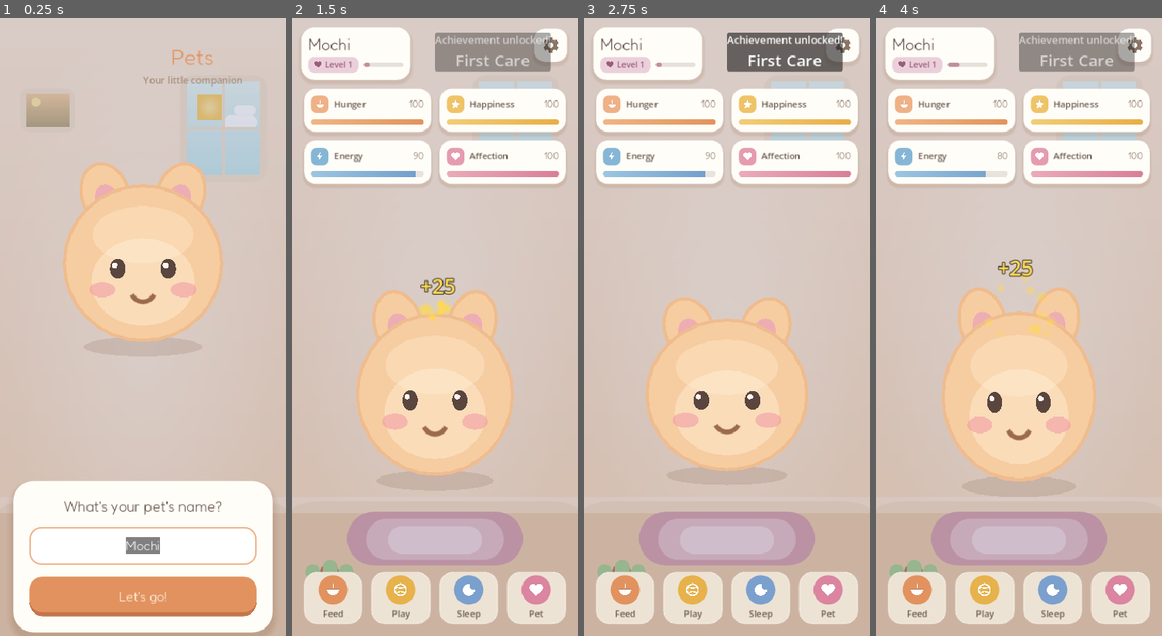
Above: before the commit, frames 1-4 (left to right).
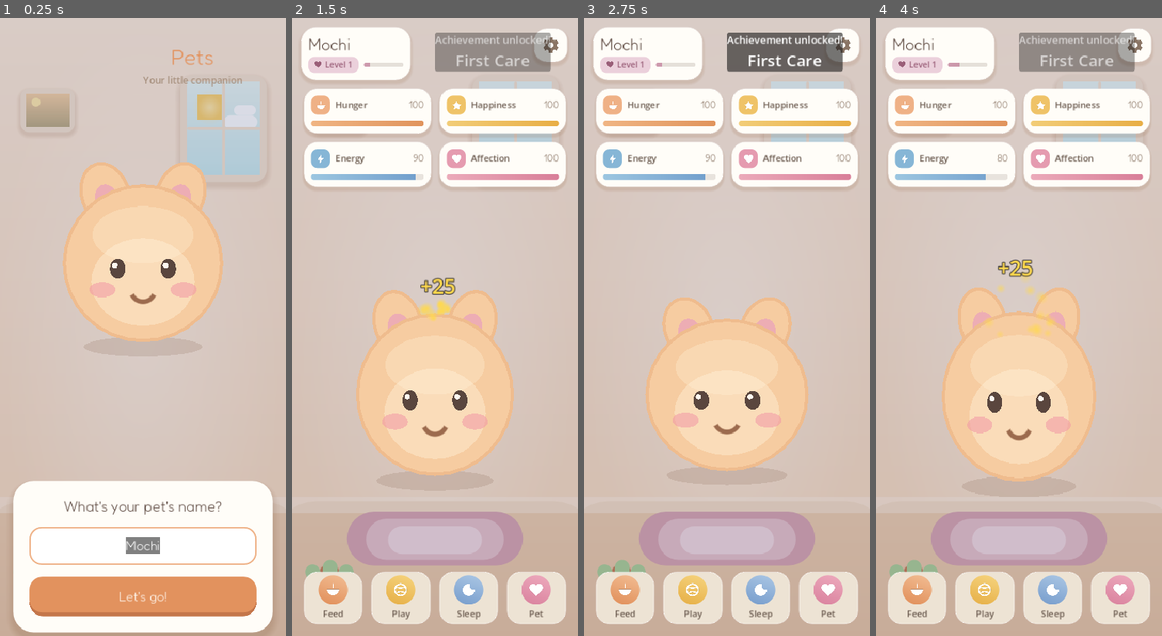
Above: after the commit, the same moments.

Repository: cvalera18/pets
Game: Godot game, scene res://scenes/main/Main.tscn
The game is run twice, just before and just after one commit, with the same random seed, the same clock (stepped at 60 frames per second) and the same inputs.
Inputs (mouse positions are in pixels of both pictures, inside the frame that each line leads up to):
- Up to frame 1 (0.25 s): no input
- Up to frame 2 (1.5 s): click "Let's go!" at 0.5 s; click (400, 598) at 1.25 s
- Up to frame 3 (2.75 s): drag from (727, 382) to (755, 191) at 2.02 s
- Up to frame 4 (4 s): drag from (961, 357) to (1004, 450) at 2.77 s; click (984, 598) at 3.5 s

The runs differ from the first frame. In frame 2, 3.6% of the frame differs, in the area x 3-97%, y 1-95%; in frame 3, 3.6%; in frame 4, 3.6%.

Commit message:
feat(redesign): close design gaps in code (no art assets)
Per a design-source audit (the handoff is 100% vector/CSS, zero raster), these
match the .dc.html more closely, all procedural:
- Action buttons: inner circle now a ~160deg light->deep gradient (new
  rounded-rect canvas_item shader) instead of a flat deep-end color, plus a
  hue-matched chunky 'bottom-lip' (the design's 0 6px 0 shadow) via a colored
  bottom border. Card radius 18->22.
- Bond progress bar: BOND_A->BOND_B gradient (reuses the bar shader) instead of
  flat BOND_B.
- Stat cards: corner radius 16->18, icon square 24->26 / r8->9 to match.
- Name pill radius 18->20, settings gear 14->16.
- Room: floor gets a FLOOR_A->FLOOR_B vertical shading, a soft sun glow halo,
  and soft drop shadows on the window/picture/pot panels.

Co-Authored-By: Claude Opus 4.8 <noreply@anthropic.com>

Diff:
--- a/scenes/effects/CozyRoom.gd
+++ b/scenes/effects/CozyRoom.gd
@@ -64,6 +64,9 @@
 	_round(Vector2(-30, h - floor_h), Vector2(w + 60, floor_h + 60), P.FLOOR_A, 64)
 	# warm highlight strip along the floor line
 	_round(Vector2(-30, h - floor_h - 6), Vector2(w + 60, 22), Color(1, 0.96, 0.9, 0.4), 11)
+	# soft FLOOR_A→FLOOR_B vertical shading over the floor body (keeps the domed top)
+	_grad(Vector2(-30, h - floor_h + 24), Vector2(w + 60, floor_h + 36),
+			Color(P.FLOOR_B, 0.0), Color(P.FLOOR_B, 0.75), true)
 
 	# ── Rug (three stacked stadiums) ──
 	_round(Vector2(w / 2 - 120, h - 170), Vector2(240, 74), P.RUG_1, 37)
@@ -72,21 +75,26 @@
 
 	# ── Framed picture (top-left) ──
 	var pic := _round(Vector2(28, 96), Vector2(74, 60), P.WINDOW_FRAME, 12)
+	_add_shadow(pic, 6, 4)
 	_grad_child(pic, Vector2(7, 7), Vector2(60, 46), P.PICTURE_A, P.PICTURE_B, true, false, 7)
 	_round_child(pic, Vector2(15, 13), Vector2(12, 12), P.SUN_A, 6)
 
 	# ── Window (top-right) ──
 	var win := _round(Vector2(w - 144, 78), Vector2(118, 146), P.WINDOW_FRAME, 18)
 	var sky := _grad_child(win, Vector2(9, 9), Vector2(100, 128), P.SKY_B, P.SKY_A, true, false, 12)
+	# soft sun glow halo behind the sun
+	_grad_child(sky, Vector2(6, 10), Vector2(50, 50), Color(P.SUN_A, 0.65), Color(P.SUN_A, 0.0), false, true)
 	_grad_child(sky, Vector2(14, 18), Vector2(34, 34), P.SUN_A, P.SUN_B, false, true, 17)
 	_cloud(sky, Vector2(50, 46), Vector2(46, 18))
 	_cloud(sky, Vector2(60, 32), Vector2(30, 14))
 	# muntins
 	_round_child(win, Vector2(57, 9), Vector2(4, 128), P.WINDOW_FRAME, 2)
 	_round_child(win, Vector2(9, 71), Vector2(100, 4), P.WINDOW_FRAME, 2)
+	_add_shadow(win, 8, 5)
 
 	# ── Potted plant (bottom-left) ──
-	_round(Vector2(38, h - 96), Vector2(26, 34), P.POT_B, 8)
+	var pot := _round(Vector2(38, h - 96), Vector2(26, 34), P.POT_B, 8)
+	_add_shadow(pot, 5, 3)
 	_round(Vector2(35, h - 66), Vector2(32, 8), P.POT_B, 5)
 	_leaf(Vector2(30, h - 100), Vector2(20, 42), -22.0)
 	_leaf(Vector2(42, h - 104), Vector2(20, 48), 0.0)
@@ -149,6 +157,14 @@
 	return p
 
 
+func _add_shadow(panel: Panel, sz: int, oy: float) -> void:
+	var sb := panel.get_theme_stylebox("panel") as StyleBoxFlat
+	if sb != null:
+		sb.shadow_color = Color(0.55, 0.36, 0.22, 0.16)
+		sb.shadow_size = sz
+		sb.shadow_offset = Vector2(0, oy)
+
+
 func _cloud(parent: Control, pos: Vector2, sz: Vector2) -> void:
 	var c := _round_child(parent, pos, sz, Color(1, 1, 1, 0.9), int(sz.y / 2.0))
 	c.set_meta("base_x", pos.x)
--- a/scenes/hud/HUD.gd
+++ b/scenes/hud/HUD.gd
@@ -42,10 +42,37 @@
 }
 """
 
+# Rounded-rect with a 2-stop gradient along grad_dir (no value clip) — the action
+# buttons' inner circle: a soft ~160° light→deep fill instead of a flat color.
+const RECT_GRAD_SHADER_CODE := """
+shader_type canvas_item;
+render_mode blend_mix;
+
+uniform vec4 col_a : source_color = vec4(1.0);
+uniform vec4 col_b : source_color = vec4(1.0);
+uniform vec2 rect_size = vec2(40.0, 40.0);
+uniform float radius = 20.0;
+uniform vec2 grad_dir = vec2(-0.3, 0.95);
+
+void fragment() {
+	vec2 p = UV * rect_size - rect_size * 0.5;
+	vec2 b = rect_size * 0.5 - vec2(radius);
+	vec2 q = abs(p) - b;
+	float d = length(max(q, vec2(0.0))) + min(max(q.x, q.y), 0.0) - radius;
+	float cov = clamp(0.5 - d, 0.0, 1.0);
+	if (cov <= 0.0) {
+		discard;
+	}
+	float t = clamp(dot(UV - 0.5, normalize(grad_dir)) + 0.5, 0.0, 1.0);
+	COLOR = vec4(mix(col_a.rgb, col_b.rgb, t), cov);
+}
+"""
+
 var _cooldown_timer: float = 0.0
 var _bar_mats: Dictionary = {}
 var _action_labels: Dictionary = {}
 var _bar_shader: Shader
+var _rect_grad_shader: Shader
 var _value_labels: Dictionary = {}
 var _stat_labels: Dictionary = {}
 var _icon_styles: Dictionary = {}
@@ -55,7 +82,8 @@
 var _settings_button: Button
 var _name_label: Label
 var _bond_label: Label
-var _bond_bar: ProgressBar
+var _bond_bar: ColorRect
+var _bond_bar_mat: ShaderMaterial
 var _bond_level: int = 1
 var _pet_name: String = ""
 
@@ -99,6 +127,8 @@
 
 	_bar_shader = Shader.new()
 	_bar_shader.code = BAR_SHADER_CODE
+	_rect_grad_shader = Shader.new()
+	_rect_grad_shader.code = RECT_GRAD_SHADER_CODE
 
 	_create_settings_button()
 	_create_status_panel()
@@ -152,9 +182,9 @@
 	_settings_button.offset_right = -14.0
 	_settings_button.offset_top = 14.0
 	_settings_button.offset_bottom = 60.0
-	_settings_button.add_theme_stylebox_override("normal", _card_sb(PAL.CARD, 14, 4))
-	_settings_button.add_theme_stylebox_override("hover", _card_sb(PAL.CARD.lightened(0.04), 14, 4))
-	_settings_button.add_theme_stylebox_override("pressed", _card_sb(PAL.CARD.darkened(0.05), 14, 1))
+	_settings_button.add_theme_stylebox_override("normal", _card_sb(PAL.CARD, 16, 4))
+	_settings_button.add_theme_stylebox_override("hover", _card_sb(PAL.CARD.lightened(0.04), 16, 4))
+	_settings_button.add_theme_stylebox_override("pressed", _card_sb(PAL.CARD.darkened(0.05), 16, 1))
 	_settings_button.add_theme_color_override("icon_normal_color", PAL.TEXT_MUTED)
 	_settings_button.add_theme_color_override("icon_pressed_color", PAL.ACCENT_DEEP)
 	_settings_button.pressed.connect(_on_settings_pressed)
@@ -168,7 +198,7 @@
 ## Top-left status panel: the pet's name above its bond-level badge.
 func _create_status_panel() -> void:
 	var pill := PanelContainer.new()
-	pill.add_theme_stylebox_override("panel", _card_sb(PAL.CARD, 18, 4))
+	pill.add_theme_stylebox_override("panel", _card_sb(PAL.CARD, 20, 4))
 	pill.set_anchors_and_offsets_preset(
 			Control.PRESET_TOP_LEFT, Control.PRESET_MODE_MINSIZE, 12)
 	$Control.add_child(pill)
@@ -219,18 +249,20 @@
 	_bond_label.add_theme_color_override("font_color", PAL.BOND_BADGE_FG)
 	chrow.add_child(_bond_label)
 
-	_bond_bar = ProgressBar.new()
-	_bond_bar.show_percentage = false
+	_bond_bar = ColorRect.new()
+	_bond_bar.color = Color.WHITE
 	_bond_bar.custom_minimum_size = Vector2(54, 6)
 	_bond_bar.size_flags_vertical = Control.SIZE_SHRINK_CENTER
-	var bbt := StyleBoxFlat.new()
-	bbt.bg_color = Color(0.35, 0.27, 0.22, 0.16)
-	bbt.set_corner_radius_all(3)
-	_bond_bar.add_theme_stylebox_override("background", bbt)
-	var bbf := StyleBoxFlat.new()
-	bbf.bg_color = PAL.BOND_B
-	bbf.set_corner_radius_all(3)
-	_bond_bar.add_theme_stylebox_override("fill", bbf)
+	_bond_bar.mouse_filter = Control.MOUSE_FILTER_IGNORE
+	_bond_bar_mat = ShaderMaterial.new()
+	_bond_bar_mat.shader = _bar_shader
+	_bond_bar_mat.set_shader_parameter("fill_a", PAL.BOND_A)
+	_bond_bar_mat.set_shader_parameter("fill_b", PAL.BOND_B)
+	_bond_bar_mat.set_shader_parameter("track_color", Color(0.35, 0.27, 0.22, 0.16))
+	_bond_bar_mat.set_shader_parameter("value", 0.0)
+	_bond_bar_mat.set_shader_parameter("bar_size", Vector2(54, 6))
+	_bond_bar.material = _bond_bar_mat
+	_bond_bar.resized.connect(func() -> void: _bond_bar_mat.set_shader_parameter("bar_size", _bond_bar.size))
 	bondrow.add_child(_bond_bar)
 
 
@@ -245,8 +277,8 @@
 
 
 func _on_bond_progress(ratio: float) -> void:
-	if _bond_bar != null:
-		_bond_bar.value = ratio * 100.0
+	if _bond_bar_mat != null:
+		_bond_bar_mat.set_shader_parameter("value", ratio)
 
 
 ## Slides a celebratory toast in at top-center when a milestone unlocks.
@@ -388,10 +420,10 @@
 	for b in [feed_button, play_button, sleep_button, pet_button]:
 		_style_button(b)
 
-	_action_labels["feed"]  = _decorate_action(feed_button,  Icons.bowl,  Color("e2925e"))
-	_action_labels["play"]  = _decorate_action(play_button,  Icons.ball,  Color("e7b24b"))
-	_action_labels["sleep"] = _decorate_action(sleep_button, Icons.moon,  Color("7ba0ce"))
-	_action_labels["pet"]   = _decorate_action(pet_button,   Icons.heart, Color("db85a0"))
+	_action_labels["feed"]  = _decorate_action(feed_button,  Icons.bowl,  Color("f0b98e"), Color("e2925e"))
+	_action_labels["play"]  = _decorate_action(play_button,  Icons.ball,  Color("f4d079"), Color("e7b24b"))
+	_action_labels["sleep"] = _decorate_action(sleep_button, Icons.moon,  Color("a6c3e2"), Color("7ba0ce"))
+	_action_labels["pet"]   = _decorate_action(pet_button,   Icons.heart, Color("eba6ba"), Color("db85a0"))
 
 
 func _card_sb(color: Color, radius: int, shadow: int) -> StyleBoxFlat:
@@ -441,7 +473,7 @@
 
 func _make_stat_card(parent: Node, stat: String, icon: Texture2D, color: Color, label_key: String) -> void:
 	var card := PanelContainer.new()
-	card.add_theme_stylebox_override("panel", _card_sb(PAL.CARD, 16, 3))
+	card.add_theme_stylebox_override("panel", _card_sb(PAL.CARD, 18, 3))
 	card.size_flags_horizontal = Control.SIZE_EXPAND_FILL
 	parent.add_child(card)
 	_cards[stat] = card
@@ -455,10 +487,10 @@
 	v.add_child(row)
 
 	var sq := Panel.new()
-	sq.custom_minimum_size = Vector2(24, 24)
+	sq.custom_minimum_size = Vector2(26, 26)
 	var ssb := StyleBoxFlat.new()
 	ssb.bg_color = color
-	ssb.set_corner_radius_all(8)
+	ssb.set_corner_radius_all(9)
 	sq.add_theme_stylebox_override("panel", ssb)
 	_icon_styles[stat] = ssb
 	row.add_child(sq)
@@ -466,8 +498,8 @@
 	ic.texture = icon
 	ic.expand_mode = TextureRect.EXPAND_IGNORE_SIZE
 	ic.stretch_mode = TextureRect.STRETCH_KEEP_ASPECT_CENTERED
-	ic.position = Vector2(5, 5)
-	ic.size = Vector2(14, 14)
+	ic.position = Vector2(5.5, 5.5)
+	ic.size = Vector2(15, 15)
 	ic.mouse_filter = Control.MOUSE_FILTER_IGNORE
 	sq.add_child(ic)
 
@@ -508,9 +540,24 @@
 
 ## Turns a plain action Button into a cozy card: a colored circle with a white
 ## icon above the label. Returns the label so it can be re-translated later.
-func _decorate_action(btn: Button, icon: Texture2D, circle_color: Color) -> Label:
+func _decorate_action(btn: Button, icon: Texture2D, grad_a: Color, grad_b: Color) -> Label:
 	btn.text = ""
 	btn.custom_minimum_size = Vector2(0, 66)
+
+	# Chunky "bottom-lip" look (design's `0 6px 0` shadow): a hue-matched colored
+	# base under the white card, kept above the existing soft drop shadow.
+	for state in ["normal", "hover"]:
+		var lip: StyleBoxFlat = _card_sb(
+				PAL.CARD if state == "normal" else PAL.CARD.lightened(0.04), 22, 5)
+		lip.set_border_width_all(0)
+		lip.border_width_bottom = 5
+		lip.border_color = grad_b
+		btn.add_theme_stylebox_override(state, lip)
+	var press: StyleBoxFlat = _card_sb(PAL.CARD.darkened(0.04), 22, 1)
+	press.set_border_width_all(0)
+	press.border_width_bottom = 2
+	press.border_color = grad_b
+	btn.add_theme_stylebox_override("pressed", press)
 
 	var box := VBoxContainer.new()
 	box.set_anchors_and_offsets_preset(Control.PRESET_FULL_RECT)
@@ -519,14 +566,21 @@
 	box.add_theme_constant_override("separation", 4)
 	btn.add_child(box)
 
-	var circle := Panel.new()
+	# Inner circle: a ~160° light→deep gradient via the rounded-rect shader.
+	var circle := ColorRect.new()
+	circle.color = Color.WHITE
 	circle.custom_minimum_size = Vector2(40, 40)
 	circle.size_flags_horizontal = Control.SIZE_SHRINK_CENTER
 	circle.mouse_filter = Control.MOUSE_FILTER_IGNORE
-	var csb := StyleBoxFlat.new()
-	csb.bg_color = circle_color
-	csb.set_corner_radius_all(20)
-	circle.add_theme_stylebox_override("panel", csb)
+	var cmat := ShaderMaterial.new()
+	cmat.shader = _rect_grad_shader
+	cmat.set_shader_parameter("col_a", grad_a)
+	cmat.set_shader_parameter("col_b", grad_b)
+	cmat.set_shader_parameter("rect_size", Vector2(40, 40))
+	cmat.set_shader_parameter("radius", 20.0)
+	cmat.set_shader_parameter("grad_dir", Vector2(-0.3, 0.95))
+	circle.material = cmat
+	circle.resized.connect(func() -> void: cmat.set_shader_parameter("rect_size", circle.size))
 	box.add_child(circle)
 
 	var ic := TextureRect.new()
Binary file removed: assets/sprites/pet/cat_base_original.jpg
Not shown, removed: assets/sprites/pet/cat_base_original.jpg.import
Binary file removed: assets/sprites/pet/cat_idle_spritesheet.png
Not shown, removed: assets/sprites/pet/cat_idle_spritesheet.png.import
